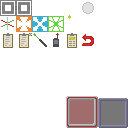
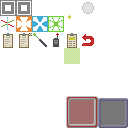
Comparing the layer stacks of the two 128px x 128px images. Changes:
added layer "Background copy" above "Background" over [64, 48, 80, 64]
